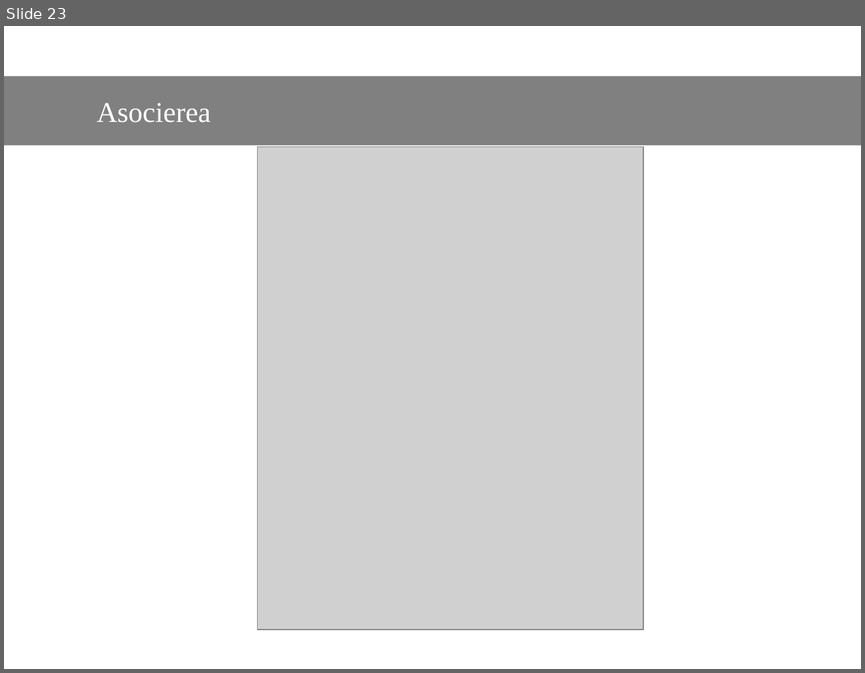
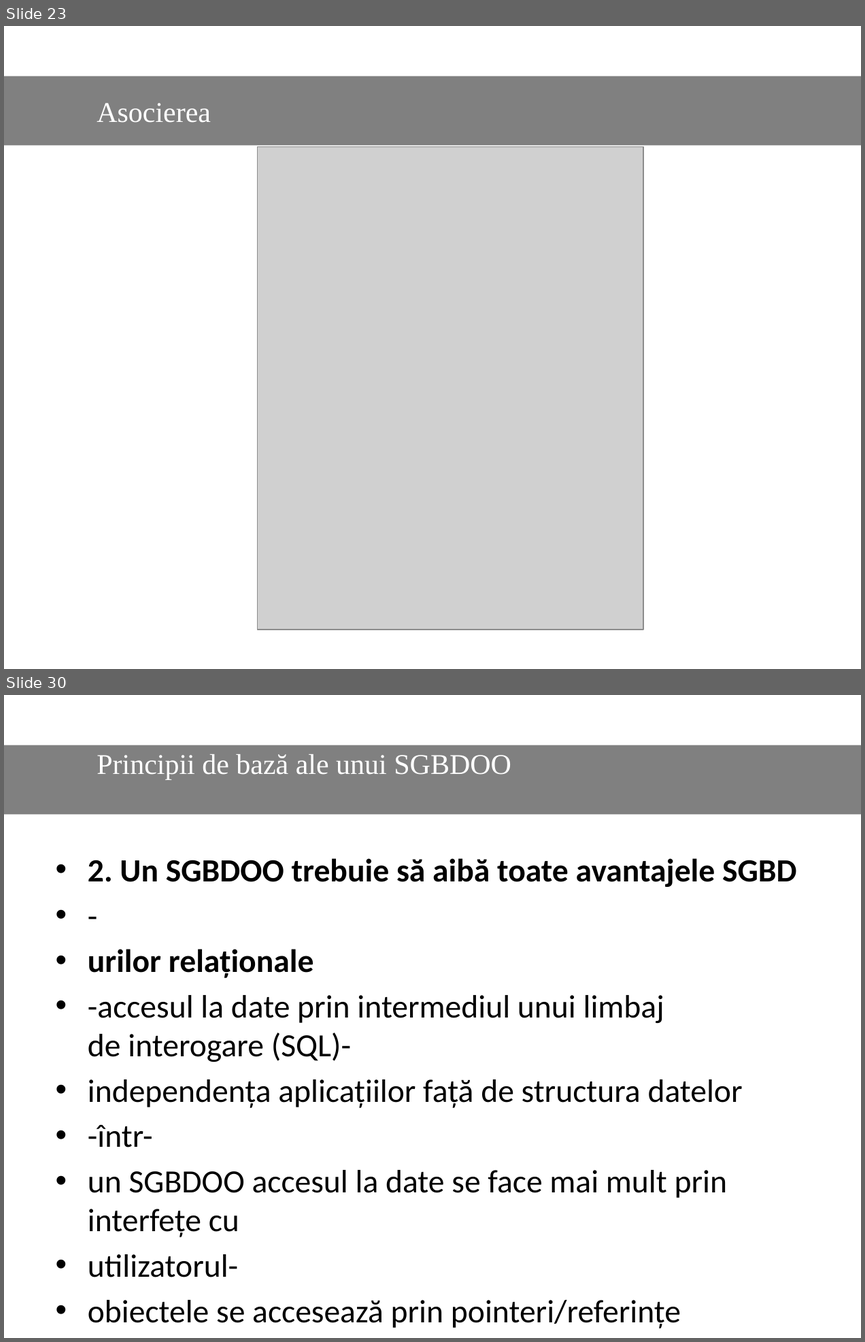
Before and after one commit to Dani25/BDOO, a slide deck: bdoo.pptx. Shown one above the other, each under a label of ours: slide 23 before the commit, slides 23 and 30 after it; the slides between them are not shown. The pictures are 865x673 and 865x1342 pixels, drawn with LibreOffice and Linux fonts; fonts in the diff are those of the drawing; grey boxes stand for pictures. Boxes give left, top, right and bottom in pixels: in the first picture for what was removed or moved away, otherwise in the second. Text is boxed around its words. In the diff, an @@ line names an element or a change of style, - is before the commit and + after.

```diff
--- a/bdoo.pptx
+++ b/bdoo.pptx
@@ slide 30 added at <box>4,695,861,1338</box>, background #FFFFFF @@
@@ rectangle added at <box>4,745,861,814</box>, fill #808080, 24 pt, text #FFFFFF @@
+Principii de bază ale unui SGBDOO
@@ text added at <box>88,858,797,1328</box>, 27.2 pt, text #000000 @@
+• 2. Un SGBDOO trebuie să aibă toate avantajele SGBD
+• -
+• urilor relaționale
+• -accesul la date prin intermediul unui limbaj de interogare (SQL)-
+• independența aplicațiilor față de structura datelor
+• -într-
+• un SGBDOO accesul la date se face mai mult prin interfețe cu
+• utilizatorul-
+• obiectele se accesează prin pointeri/referințe
```
Also in this commit, not shown: 8 other slides added.
